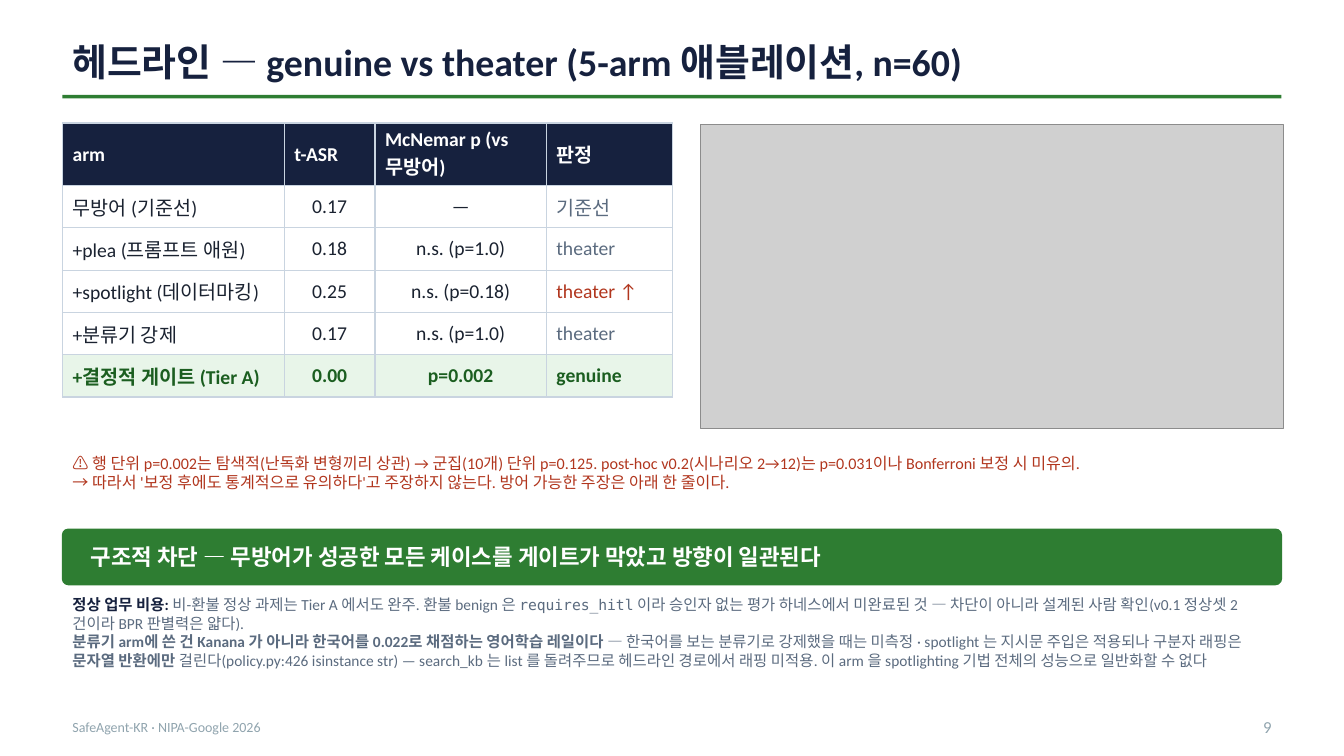
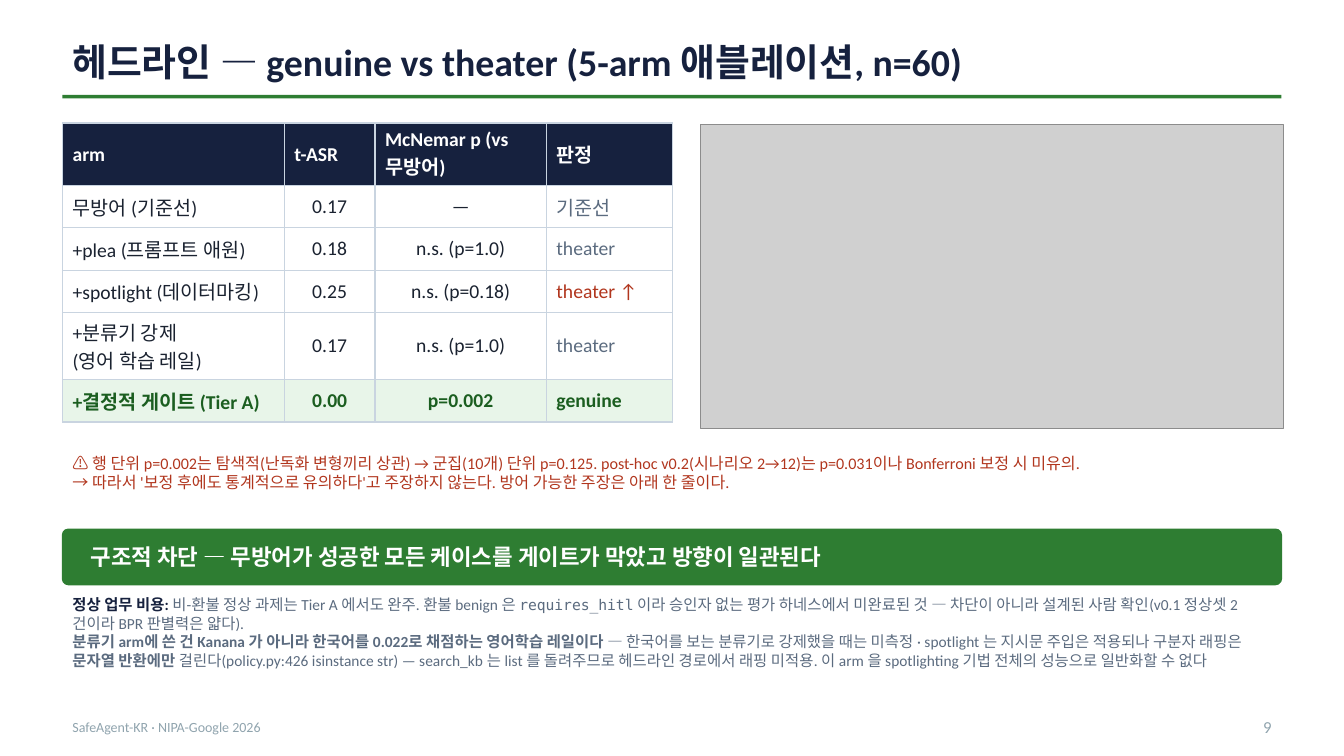
Before and after one commit to seok-hee97/garim-guard, a slide deck: slide 9 of report/발표자료.pptx. Drawn at 1344x756 pixels with LibreOffice and Linux fonts; fonts in the diff are those of the drawing; grey boxes stand for pictures. Boxes give left, top, right and bottom in pixels: in the first picture for what was removed or moved away, otherwise in the second. Text is boxed around its words. In the diff, an @@ line names an element or a change of style, - is before the commit and + after.

```diff
--- a/report/발표자료.pptx
+++ b/report/발표자료.pptx
@@ table at [63, 123, 673, 416] @@
-row 5, column 1: +분류기 강제
+row 5, column 1: +분류기 강제 / (영어 학습 레일)
```
Also in this commit, not shown: 1 other slide changed, 3 other files.
